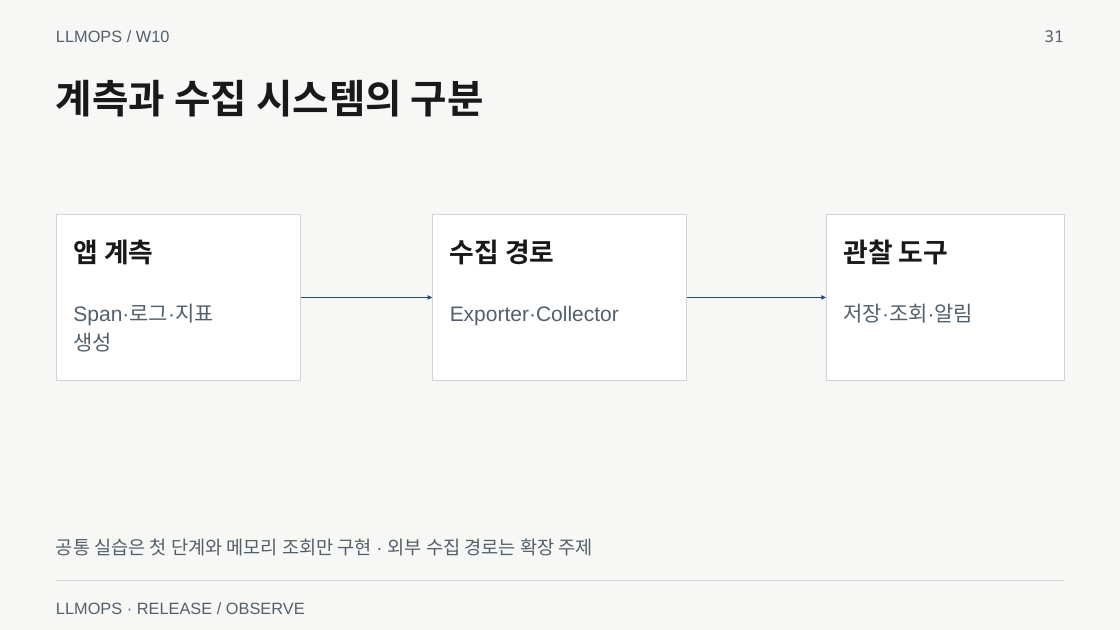
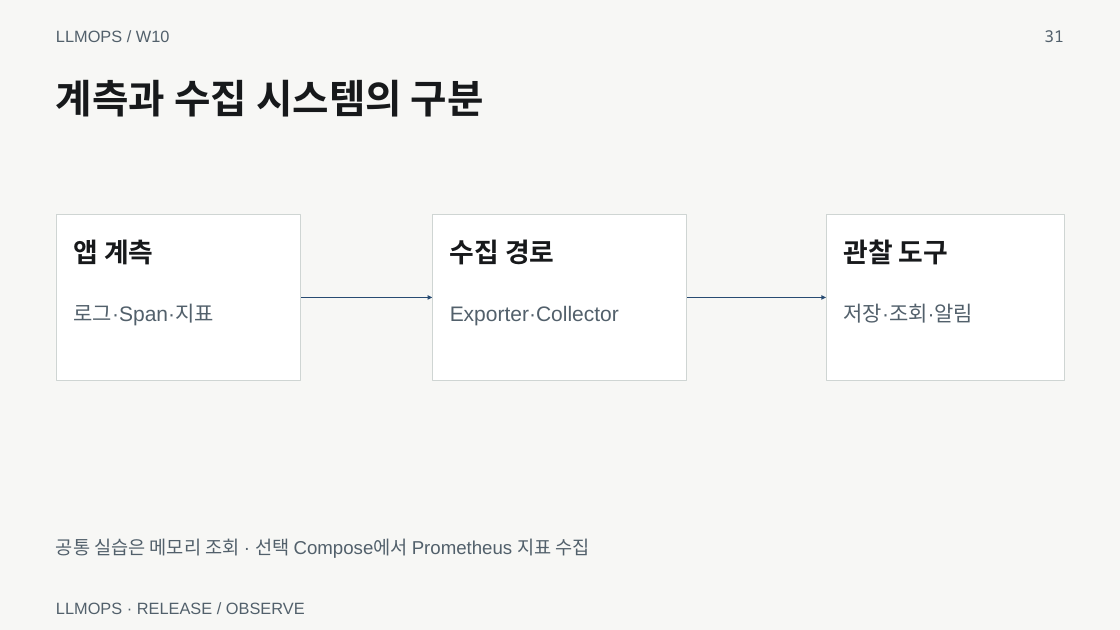
Before and after one commit to smilesjcha/llmops-16week, a slide deck: slide 31 of week10/lecture/10_week10_observable_deployment.pptx. Drawn at 1120x630 pixels with LibreOffice and Linux fonts; fonts in the diff are those of the drawing. Boxes give left, top, right and bottom in pixels: in the first picture for what was removed or moved away, otherwise in the second. Text is boxed around its words. In the diff, an @@ line names an element or a change of style, - is before the commit and + after.

Commit message:
Add verified Prometheus demo and week 9 recording links

```diff
--- a/week10/lecture/10_week10_observable_deployment.pptx
+++ b/week10/lecture/10_week10_observable_deployment.pptx
@@ text at (x1=73, y1=303, x2=213, y2=326): text changed @@
-Span·로그·지표
-생성
+로그·Span·지표
@@ text at (x1=56, y1=538, x2=590, y2=558): text changed @@
-공통 실습은 첫 단계와 메모리 조회만 구현 · 외부 수집 경로는 확장 주제
+공통 실습은 메모리 조회 · 선택 Compose에서 Prometheus 지표 수집
@@ rectangle removed at (x1=56, y1=581, x2=1065, y2=581) @@
```
Also in this commit, not shown: 70 other slides changed, 5 slides added, 1 slide removed, 20 other files.
